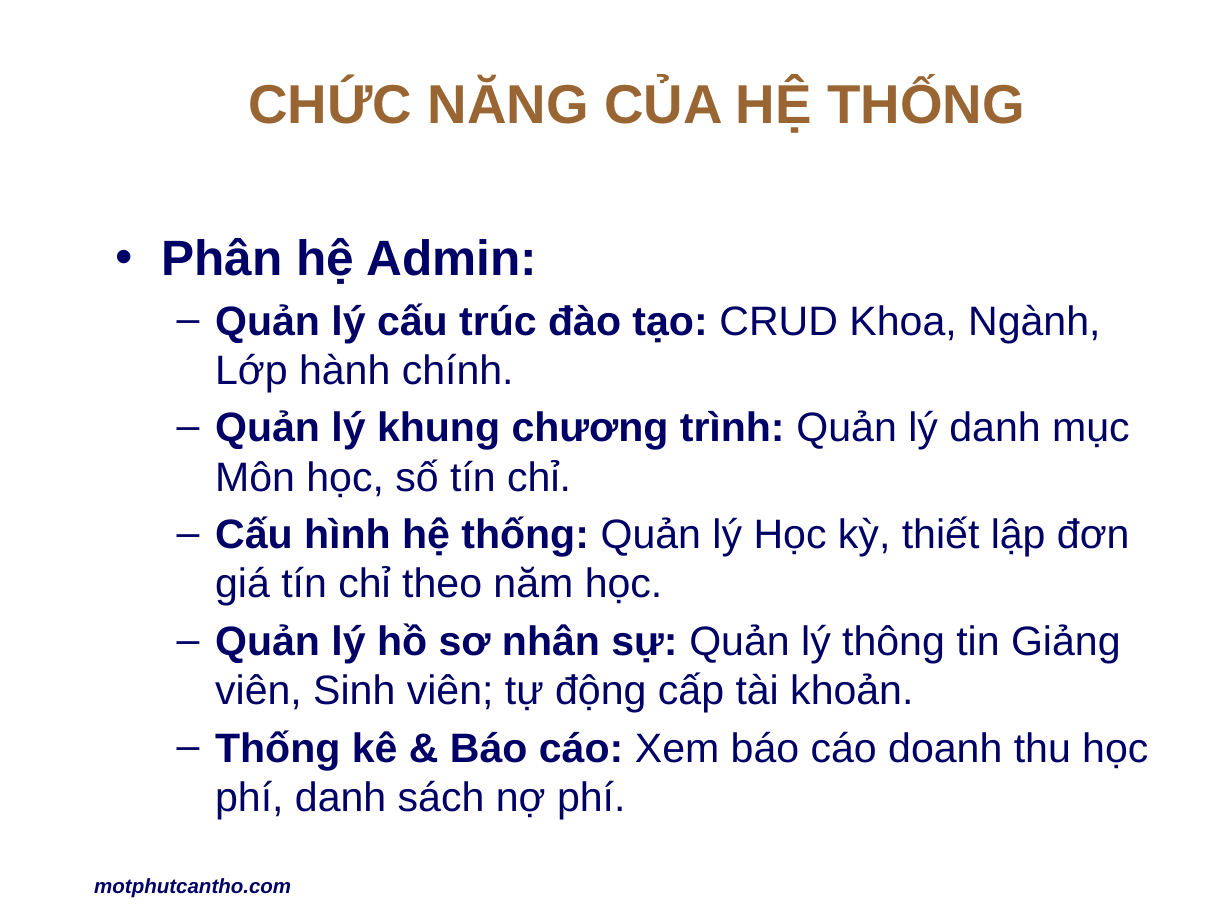
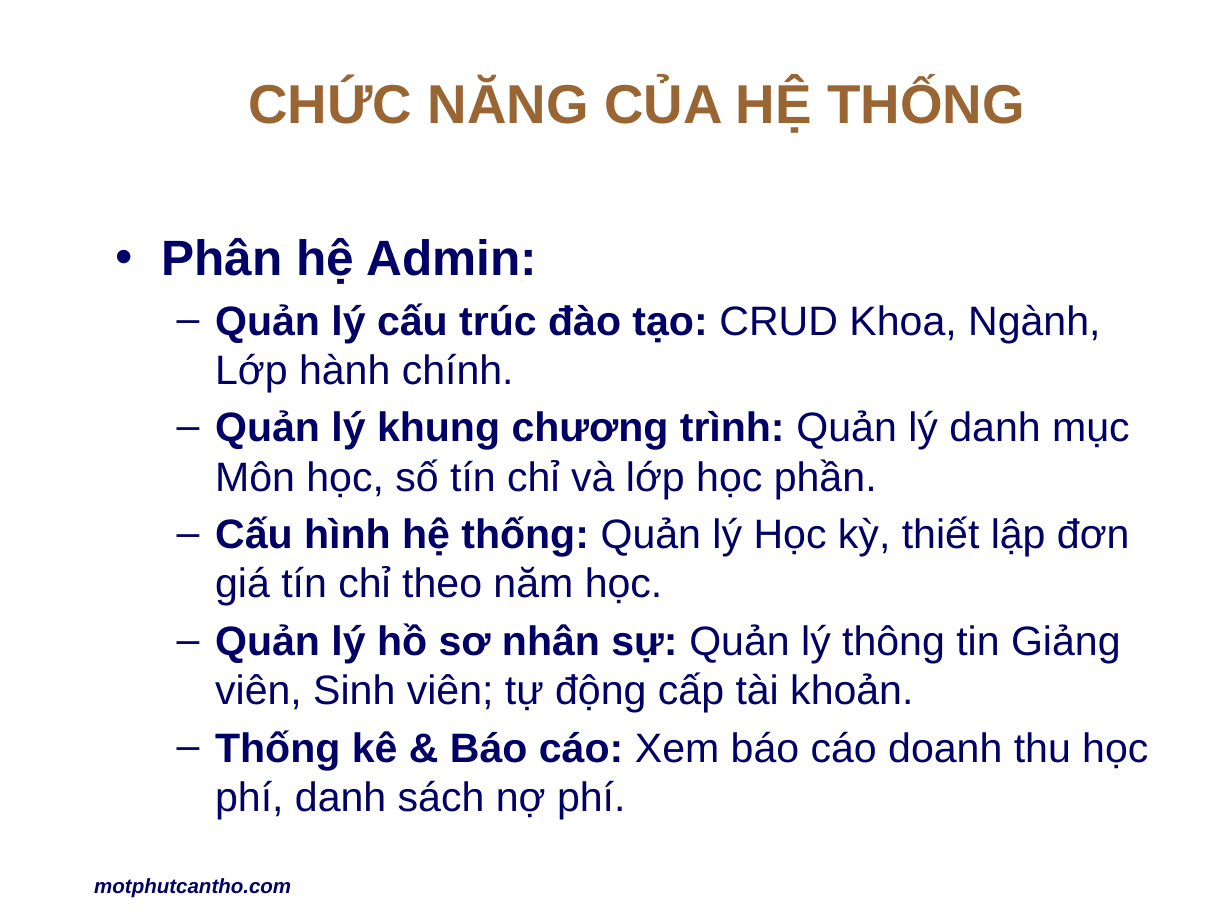
Before and after one commit to NguyenLH2005/nguyenB2306564_viB2306600, a slide deck: slide 4 of nguyenb2306564-vib2306600.pptx. Drawn at 1232x924 pixels with LibreOffice and Linux fonts; fonts in the diff are those of the drawing; background and template pictures are left out. Boxes give left, top, right and bottom in pixels: in the first picture for what was removed or moved away, otherwise in the second. Text is boxed around its words. In the diff, an @@ line names an element or a change of style, - is before the commit and + after.

```diff
--- a/nguyenb2306564-vib2306600.pptx
+++ b/nguyenb2306564-vib2306600.pptx
@@ text at <box>215,410,1130,499</box>: text changed @@
-  – Quản lý khung chương trình: Quản lý danh mục Môn học, số tín chỉ.
+  – Quản lý khung chương trình: Quản lý danh mục Môn học, số tín chỉ và lớp học phần.
```
Also in this commit, not shown: 3 other slides changed, 2 slides added, 14 other files.
